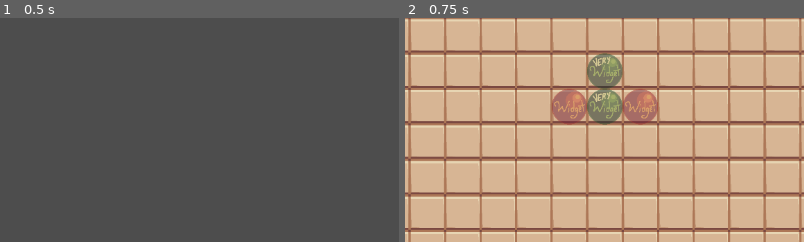
Above: before the commit, frames 1-2 (left to right).
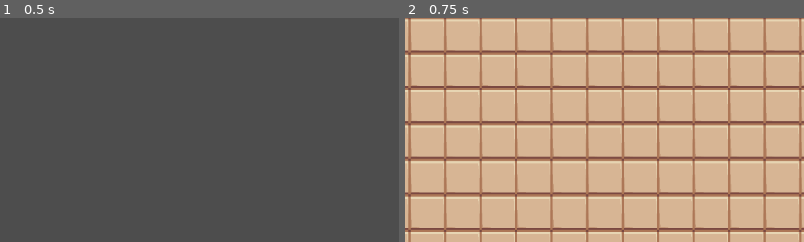
Above: after the commit, the same moments.

Repository: Salanmander/Roguetronics
Game: Godot game, scene res://Menu/main__menu.tscn
Same seed, same stepped clock (60 frames per second), same inputs: the game is played once before the commit and once after it. The engine's default icon, where the game draws it, is replaced by a stand-in: a white triangle on a blue panel in a dark square.
Inputs:
- Up to frame 1 (0.5 s): no input
- Up to frame 2 (0.75 s): click "Hello" at 0.5 s
The pictures show only the part of the screen within x 22-72%, y 0-50%; the shares and areas given below are measured in that part.

Frame 1 is identical in both runs. In frame 2, 4.4% of the frame differs, in the area x 36-64%, y 15-48%.
Error after the commit: Parse Error: Invalid argument for "add_widget_object()" function: argument 1 should be "WidgetBody" but is "Widget". (res://Factory/Goal/goal.gd:29)

Commit message:
Partway to converting to RigidBody
Stopped to switch to other branch.

Diff:
--- a/Factory/Assembly/assembly.gd
+++ b/Factory/Assembly/assembly.gd
@@ -1,11 +1,11 @@
 extends Node2D
 class_name Assembly
 
-var widgets:Array[Widget]
+var widgets:Array[WidgetBody]
 var nudges:Array[Vector2]
 var affected_by_machines:bool
 var monitorable:bool
-var queued_combine_widget:Widget
+var queued_combine_widget:WidgetBody
 
 # 3x3 array. Contains 1 if the assembly can move in that direction
 # this cycle, -1 if not, 0 if unchecked. Index is the direction, so
@@ -18,7 +18,7 @@
 const LAYER = 1
 
 
-var widget_packed:PackedScene = load("res://Factory/Widget/widget.tscn")
+var widget_packed:PackedScene = load("res://Factory/Widget/widget_body.tscn")
 
 signal deleted(this_assembly:Assembly)
 signal perfect_overlap(other_assembly: Assembly)
@@ -41,7 +41,7 @@
 
 func set_monitorable(new_monitorable: bool):
 	monitorable = new_monitorable
-	for widget:Widget in widgets:
+	for widget:WidgetBody in widgets:
 		widget.monitorable = monitorable
 
 # Called when the node enters the scene tree for the first time.
@@ -73,7 +73,7 @@
 	for conn in nudged_connections:
 		nudged.disconnect(conn.callable)
 
-	for widget:Widget in widgets:
+	for widget:WidgetBody in widgets:
 		widget.reset_mobility()
 
 # Sets the mobility array
@@ -92,7 +92,7 @@
 				continue
 
 			var all_okay: bool = true
-			for widget:Widget in widgets:
+			for widget:WidgetBody in widgets:
 				# Response can be true, false, or a signal
 				# True means the widget is certain the local surroundings don't
 				# prevent it from moving.
@@ -124,7 +124,7 @@
 
 			pass
 
-	for widget:Widget in widgets:
+	for widget:WidgetBody in widgets:
 		# Passes the nudged signal of this assembly to each widget,
 		# to have it connect it to nearby assemblies.
 		# It might get connected multiple times, but that's okay
@@ -197,19 +197,19 @@
 	#var cycle_fraction = fmod(cycle, 1)
 	#if cycle - last_cycle >= cycle_fraction:
 		#var printStr:String = str(widgets.size(), ": locations: ")
-		#for widget:Widget in widgets:
+		#for widget:WidgetBody in widgets:
 			#printStr = str(printStr, "(", widget.position.x, ", ", widget.position.y, ")")
 		#print(printStr)
 	#last_cycle = cycle
 	pass
 
 func add_widget(relative_position:Vector2, widget_type: int):
-	var new_widget:Widget = widget_packed.instantiate()
+	var new_widget:WidgetBody = widget_packed.instantiate()
 	new_widget.set_parameters(relative_position, widget_type)
 	add_widget_object(new_widget)
 	pass
 
-func add_widget_object(new_widget:Widget):
+func add_widget_object(new_widget:WidgetBody):
 	add_child(new_widget)
 	new_widget.record_parent(self)
 	new_widget.monitorable = monitorable
@@ -219,7 +219,7 @@
 	new_widget.overlap_detected_with.connect(_on_overlap_detected)
 	pass
 
-func add_widget_from_other(new_widget:Widget, other:Assembly):
+func add_widget_from_other(new_widget:WidgetBody, other:Assembly):
 	var keep_global_transform:bool = true
 	new_widget.reparent_custom(self, keep_global_transform)
 	new_widget.monitorable = monitorable
@@ -231,12 +231,12 @@
 	new_widget.combined.connect(_on_widget_combined)
 	new_widget.overlap_detected_with.connect(_on_overlap_detected)
 
-func get_widgets() -> Array[Widget]:
+func get_widgets() -> Array[WidgetBody]:
 	return widgets.duplicate()
 
 # TODO: There has *got* to be a better way to do this
 func check_for_any_perfect_overlap():
-	for widget:Widget in widgets:
+	for widget:WidgetBody in widgets:
 		widget.tell_overlaps_to_check_assembly(self)
 	pass
 
@@ -279,7 +279,7 @@
 		nudges.append(delta)
 	pass
 
-func _on_widget_combined(widget:Widget, combiner:Combiner):
+func _on_widget_combined(widget:WidgetBody, combiner:Combiner):
 	var group_name:String = str("combining_by_",combiner.idString)
 	var combining_assemblies:Array[Node] = get_tree().get_nodes_in_group(group_name)
 	if combining_assemblies.size() == 1 && combining_assemblies[0] is Assembly:
@@ -295,11 +295,11 @@
 
 	pass
 
-func combine_with(other: Assembly, _connect_point: Widget):
+func combine_with(other: Assembly, _connect_point: WidgetBody):
 	assert(queued_combine_widget != null, "Error: Combine was initiated without connection point being set")
 
-	var to_add:Array[Widget] = other.get_widgets()
-	for widget:Widget in to_add:
+	var to_add:Array[WidgetBody] = other.get_widgets()
+	for widget:WidgetBody in to_add:
 		add_widget_from_other(widget, other)
 
 
@@ -312,7 +312,7 @@
 	queue_free()
 
 func delete_widgets():
-	for widget:Widget in widgets:
+	for widget:WidgetBody in widgets:
 		widget.deleted.emit(widget)
 
 func _on_combiner_drop(combiner:Combiner):
--- /dev/null
+++ b/Factory/Widget/widget_body.gd
@@ -0,0 +1,199 @@
+extends RigidBody2D
+class_name WidgetBody
+
+
+var speed:Vector2 = Vector2(0,0)
+var tex:Texture
+var type:int = -1
+
+var parent_assembly:Assembly
+
+
+# Contains nearby areas that are *not* part of the same Assembly
+var nearby_areas:Array[Area2D]
+
+
+
+signal nudged(delta: Vector2)
+signal combined(this_widget:Widget, combined_by:Combiner)
+signal deleted(this_widget:Widget)
+signal overlap_detected_with(other_assembly: Assembly)
+
+
+# 3x3 array. Contains 1 if the widget can move in that direction this cycle,
+# -1 if not, 0 if not certain. This is set by
+# the assembly, and includes information from the whole
+# assembly.
+var mobility:Array[Array]
+
+func _init():
+	mobility = [[0, 0, 0],
+				[0, 0, 0],
+				[0, 0, 0]]
+
+func set_parameters(init_position:Vector2, widget_type:int):
+	position = init_position
+	set_type(widget_type)
+
+
+func record_parent(new_parent:Assembly):
+	parent_assembly = new_parent
+
+
+
+# Called when the node enters the scene tree for the first time.
+func _ready():
+	body_entered.connect(_on_area_entered)
+	body_exited.connect(_on_area_exited)
+	if type == -1:
+		type = 1
+		tex = load("res://Factory/Widget/widget.png")
+		$Sprite2D.texture = tex
+	pass # Replace with function body.
+
+
+
+
+func set_type(widget_type: int):
+	type = widget_type
+	if type == 1:
+		tex = load("res://Factory/Widget/widget.png")
+	elif type == 2:
+		tex = load("res://Factory/Widget/widget2.png")
+
+
+	$Sprite2D.texture = tex
+
+
+#region Mobility
+
+func reset_mobility():
+	mobility = [[0, 0, 0],
+				[0, 0, 0],
+				[0, 0, 0]]
+
+# This method only checks for the response from a single
+# nearby area in the same direction as the questioned direction.
+# Can return true, false, or a signal which will be emitted if
+# the blocking area finds it can't move.
+func can_move_local(dir: Vector2i):
+	for area:Area2D in nearby_areas:
+		var should_check = false
+		if area is Widget:
+			should_check = true
+		if area is Wall:
+			should_check = true
+
+		if not should_check:
+			continue
+
+		# See if the direction to the global position of the nearby
+		# widget is about the same as the questioned direction.
+		# This might need modification depending on how widget
+		# interactions change.
+		var to_area = (area.global_position - self.global_position)
+		if not abs(to_area.angle_to(dir)) < 0.05:
+			continue
+
+		# Whatever the area in the way says, that's what we return
+		return area.can_move(dir)
+
+	# If there is no area in the way, return true
+	return true
+
+func can_move(dir: Vector2i):
+	match mobility[dir[0]][dir[1]]:
+		-1: return false
+		1: return true
+		0: return parent_assembly.blocked
+
+func set_assembly_can_move(assembly_mobility: Array):
+	for x in [-1, 0, 1]:
+		for y in [-1, 0, 1]:
+			mobility[x][y] = assembly_mobility[x][y]
+
+func connect_nudged_signals(signal_from_parent: Signal):
+	for area:Area2D in nearby_areas:
+		var should_connect = false
+		if area is Widget:
+			var to_other = (area.global_position - self.global_position).normalized()
+
+			signal_from_parent.connect(func(delta: Vector2):
+				area.parent_assembly._on_nudged_toward_direction(to_other, delta))
+
+
+
+
+	pass
+
+#endregion
+
+
+func tell_overlaps_to_check_assembly(parent: Assembly):
+	var overlaps:Array[Node2D] = get_colliding_bodies()
+	for other in overlaps:
+		if other is WidgetBody:
+			other.check_overlap_with(parent)
+	pass
+
+func check_overlap_with(other_assembly: Assembly):
+	overlap_detected_with.emit(other_assembly)
+	pass
+
+
+
+
+
+func nudge(delta: Vector2):
+	nudged.emit(delta)
+
+func combine(combiner:Combiner):
+	combined.emit(self, combiner)
+
+# BUG: There are still some problems with signal connections
+# while reparenting, I think
+func reparent_custom(new_parent: Assembly, keep_global_transform:bool ):
+
+	# Storing the nearby areas state is necessary because reparenting
+	# seems to trigger *leaving* signals on this area, but not *entering*
+	# ones. (Other areas seem to do just fine keeping track of this one.)
+	var store_nearby_areas = nearby_areas.duplicate()
+	record_parent(new_parent)
+	reparent(new_parent, keep_global_transform)
+	nearby_areas = store_nearby_areas
+
+	var to_remove: Array[Area2D] = []
+	for area:Area2D in nearby_areas:
+		if area is Widget:
+			if area.parent_assembly == self.parent_assembly:
+				to_remove.append(area)
+			else:
+				area.deleted.connect(_on_nearby_widget_deleted)
+
+	for area:Area2D in to_remove:
+		nearby_areas.erase(area)
+
+
+
+
+
+func _on_area_entered(entering:Area2D):
+	if entering is Wall:
+		nearby_areas.append(entering)
+	elif entering is Widget:
+		if entering.parent_assembly != self.parent_assembly:
+			nearby_areas.append(entering)
+			entering.deleted.connect(_on_nearby_widget_deleted)
+	pass
+
+func _on_area_exited(exiting:Area2D):
+	if exiting is Wall:
+		nearby_areas.erase(exiting)
+	elif exiting is Widget:
+		if exiting in nearby_areas:
+			nearby_areas.erase(exiting)
+			exiting.deleted.disconnect(_on_nearby_widget_deleted)
+	pass
+
+func _on_nearby_widget_deleted(deleted_widget:Widget):
+	nearby_areas.erase(deleted_widget)
--- /dev/null
+++ b/Factory/Widget/widget_body.tscn
@@ -0,0 +1,16 @@
+[gd_scene load_steps=3 format=3 uid="uid://ddvg4lrv8hfa1"]
+
+[ext_resource type="Script" path="res://Factory/Widget/widget_body.gd" id="1_15423"]
+
+[sub_resource type="RectangleShape2D" id="RectangleShape2D_5pqkx"]
+size = Vector2(128, 128)
+
+[node name="WidgetBody" type="RigidBody2D"]
+gravity_scale = 0.0
+linear_damp = 10000.0
+script = ExtResource("1_15423")
+
+[node name="Sprite2D" type="Sprite2D" parent="."]
+
+[node name="CollisionShape2D" type="CollisionShape2D" parent="."]
+shape = SubResource("RectangleShape2D_5pqkx")
Not shown, added: Factory/fac546A.tmp
